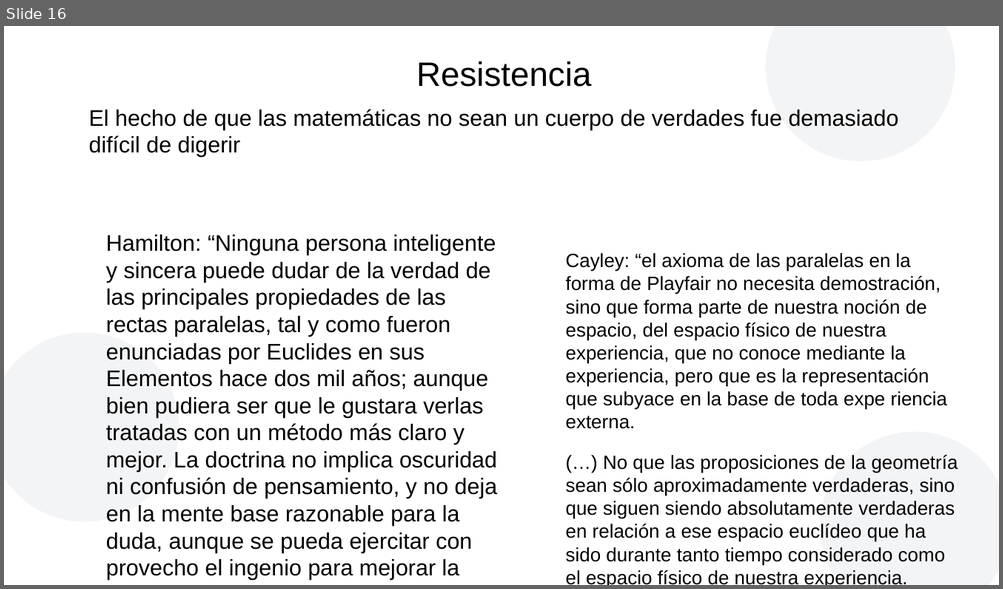
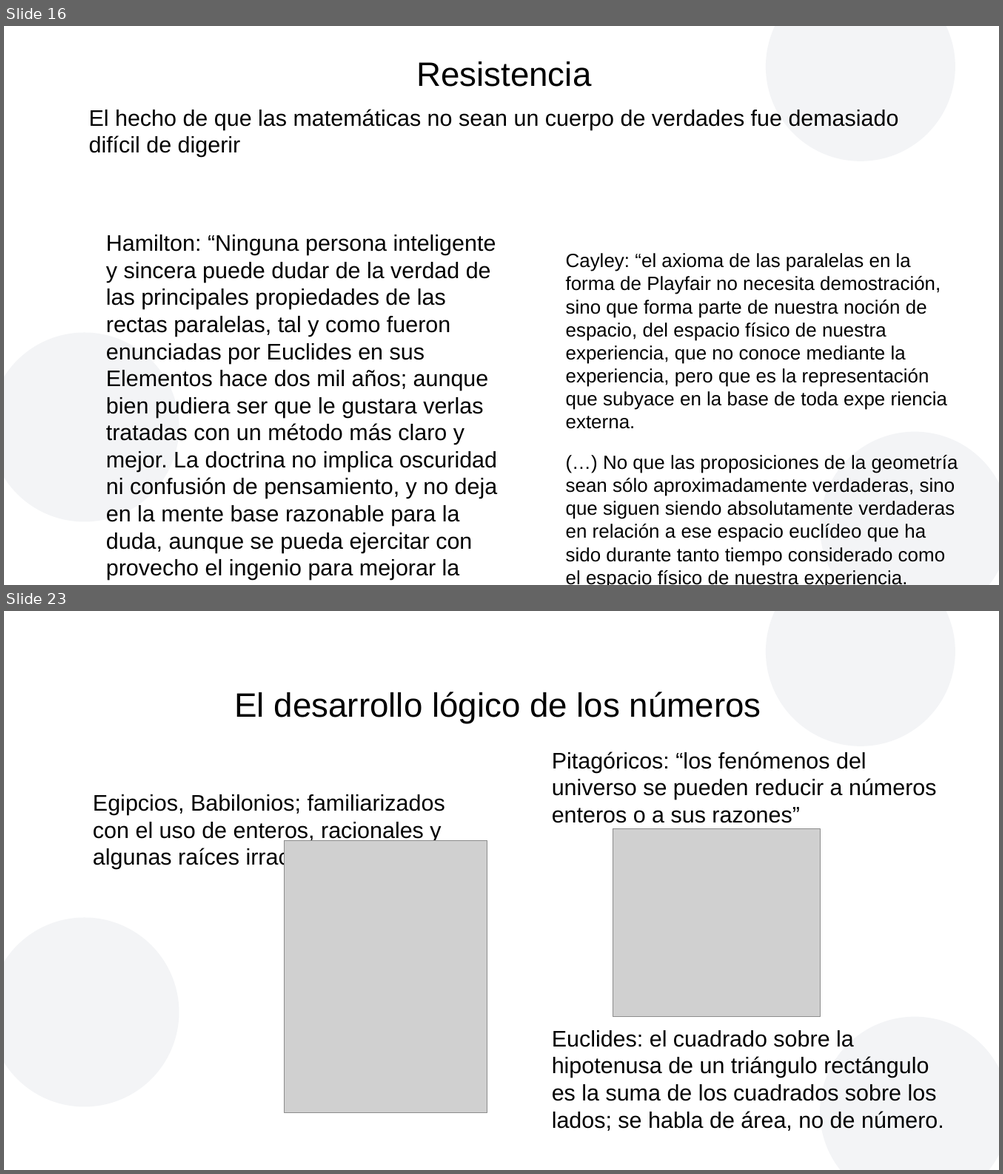
Before and after one commit to AmelieBernes/MonteCarlo_Casella, a slide deck: presentacionKlein.odp. Shown one above the other, each under a label of ours: slide 16 before the commit, slides 16 and 23 after it; the slides between them are not shown. The pictures are 1003x589 and 1003x1174 pixels, drawn with LibreOffice and Linux fonts; fonts in the diff are those of the drawing; grey boxes stand for pictures; background and template pictures are left out. Boxes give left, top, right and bottom in pixels: in the first picture for what was removed or moved away, otherwise in the second. Text is boxed around its words. In the diff, an @@ line names an element or a change of style, - is before the commit and + after.

```diff
--- a/presentacionKlein.odp
+++ b/presentacionKlein.odp
@@ slide 23 added at (x1=4, y1=611, x2=999, y2=1170), background #FFFFFF; not listed: 3 template elements that a slide beside it also shows @@
@@ title added at (x1=234, y1=692, x2=761, y2=723), 27 pt, text #000000 @@
+El desarrollo lógico de los números
@@ text added at (x1=552, y1=752, x2=944, y2=1131), 18 pt, text #000000 @@
+Pitagóricos: “los fenómenos del universo se pueden reducir a números enteros o a sus razones”
+Euclides: el cuadrado sobre la hipotenusa de un triángulo rectángulo es la suma de los cuadrados sobre los lados; se habla de área, no de número.
@@ text added at (x1=93, y1=795, x2=445, y2=869), 18 pt, text #000000 @@
+Egipcios, Babilonios; familiarizados con el uso de enteros, racionales y algunas raíces irracionales
@@ picture added at (x1=613, y1=829, x2=820, y2=1017) @@
@@ picture added at (x1=284, y1=841, x2=486, y2=1113) @@
```
Also in this commit, not shown: 25 other slides added, 2 other files.
